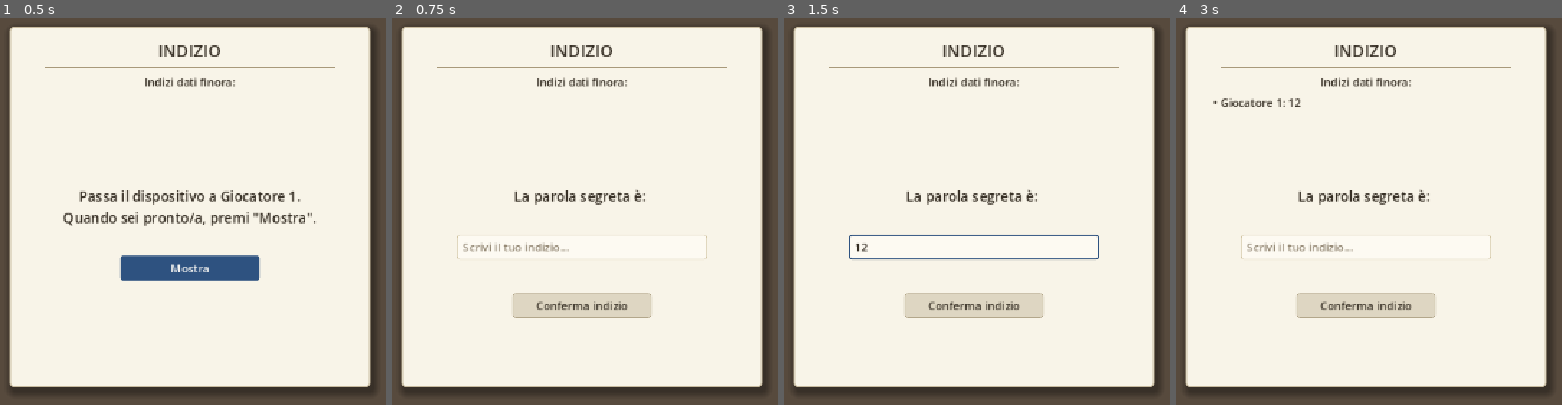
Above: before the commit, frames 1-4 (left to right).
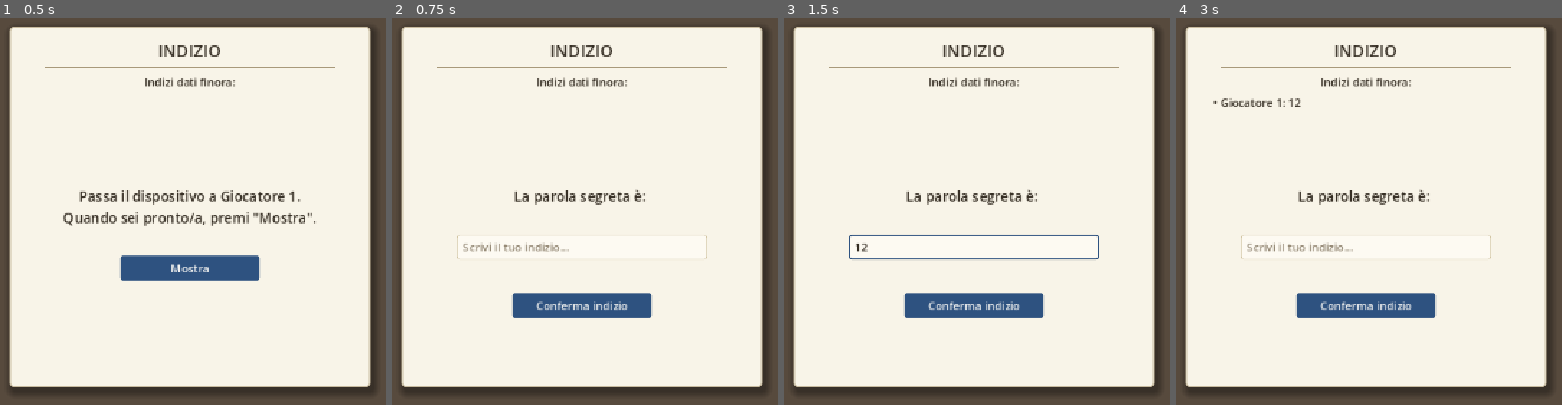
Above: after the commit, the same moments.

Repository: lucamaltempo-lgtm/Timbro-d-Ufficio
Game: Godot game, scene res://indizio.tscn
The game is run twice, just before and just after one commit, with the same random seed, the same clock (stepped at 60 frames per second) and the same inputs. This scene is started directly instead of the project's main scene.
Inputs (mouse positions are in pixels of both pictures, inside the frame that each line leads up to):
- Up to frame 1 (0.5 s): no input
- Up to frame 2 (0.75 s): click "Mostra" at 0.5 s
- Up to frame 3 (1.5 s): click (973, 246) at 1.27 s; type "12" at 1.35 s
- Up to frame 4 (3 s): click "Conferma indizio" at 2 s; click "Mostra" at 2.75 s

Frame 1 is identical in both runs. In frame 2, 2.3% of the frame differs, in the area x 30-68%, y 71-78%; in frame 3, 2.3%; in frame 4, 2.3%.

Commit message:
Corregge lo stile del bottone Conferma indizio (era secondario, non disabilitato)
Il bottone usava per errore lo stile bottone secondario (beige/grigio,
sempre uguale in ogni stato) invece di quello primario blu usato dagli
altri bottoni di azione principale come "Mostra il ruolo" e "Mostra".
Nessuna logica interessata: il bottone era già abilitato e funzionante,
solo lo stile era incoerente.

Co-Authored-By: Claude Sonnet 5 <noreply@anthropic.com>
Claude-Session: https://claude.ai/code/session_01MWEmoYVk6UVmviNfoq19hE

Diff:
--- a/indizio.tscn
+++ b/indizio.tscn
@@ -1,12 +1,9 @@
-[gd_scene load_steps=12 format=3]
+[gd_scene load_steps=9 format=3]
 
 [ext_resource type="Script" path="res://indizio.gd" id="1_indz"]
 [ext_resource type="StyleBoxFlat" path="res://stile_documento.tres" id="2_documento"]
 [ext_resource type="StyleBoxFlat" path="res://stile_campo_testo.tres" id="3_campo_normale"]
 [ext_resource type="StyleBoxFlat" path="res://stile_campo_testo_focus.tres" id="4_campo_focus"]
-[ext_resource type="StyleBoxFlat" path="res://stile_bottone_normale.tres" id="5_bottone_normale"]
-[ext_resource type="StyleBoxFlat" path="res://stile_bottone_hover.tres" id="6_bottone_hover"]
-[ext_resource type="StyleBoxFlat" path="res://stile_bottone_premuto.tres" id="7_bottone_premuto"]
 [ext_resource type="StyleBoxFlat" path="res://stile_bottone_primario_normale.tres" id="8_bottone_primario_normale"]
 [ext_resource type="StyleBoxFlat" path="res://stile_bottone_primario_hover.tres" id="9_bottone_primario_hover"]
 [ext_resource type="StyleBoxFlat" path="res://stile_bottone_primario_premuto.tres" id="10_bottone_primario_premuto"]
@@ -226,8 +223,8 @@
 offset_bottom = 160.0
 grow_horizontal = 2
 grow_vertical = 2
-theme_override_styles/normal = ExtResource("5_bottone_normale")
-theme_override_styles/hover = ExtResource("6_bottone_hover")
-theme_override_styles/pressed = ExtResource("7_bottone_premuto")
-theme_override_colors/font_color = Color(0.2, 0.17, 0.13, 1)
+theme_override_styles/normal = ExtResource("8_bottone_primario_normale")
+theme_override_styles/hover = ExtResource("9_bottone_primario_hover")
+theme_override_styles/pressed = ExtResource("10_bottone_primario_premuto")
+theme_override_colors/font_color = Color(0.96, 0.96, 0.95, 1)
 text = "Conferma indizio"
